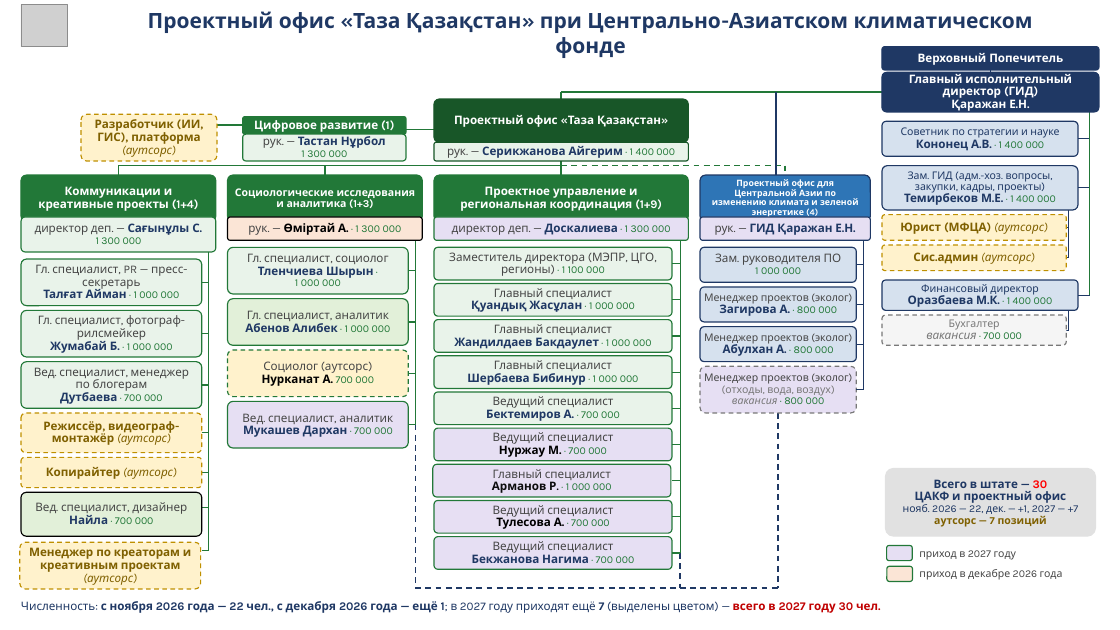
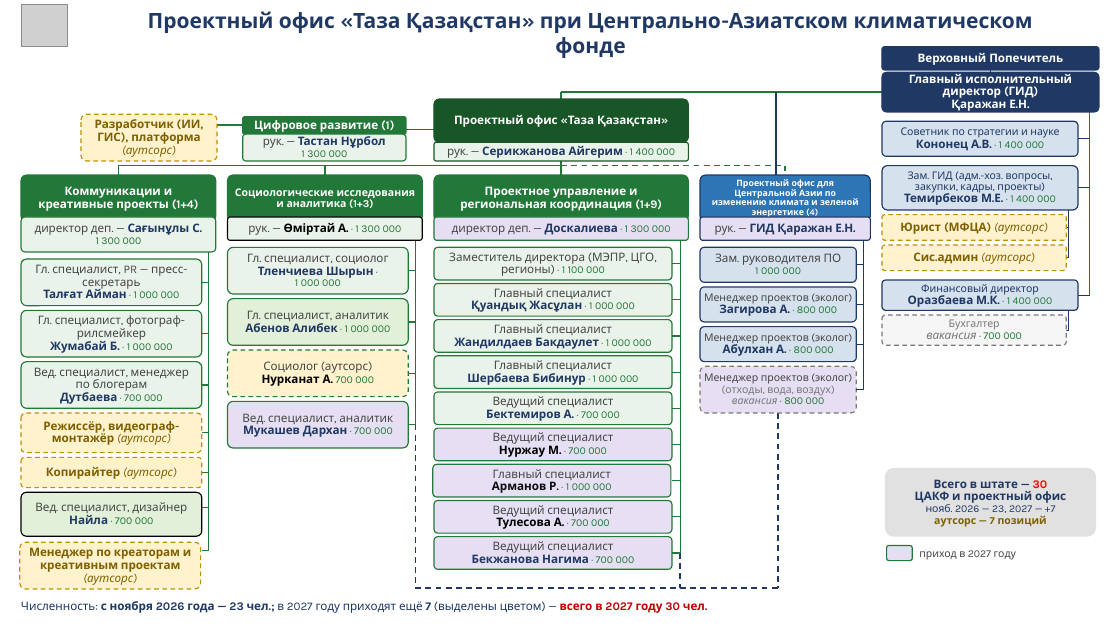
Before and after one commit to murat01042014/obsidian-vault, a slide deck: slide 1 of TAZA/_документы/Структура ЦАКФ и проектного офиса ТК – от Айгерим 20.10.pptx. Drawn at 1120x630 pixels with LibreOffice and Linux fonts; fonts in the diff are those of the drawing; grey boxes stand for pictures. Boxes give left, top, right and bottom in pixels: in the first picture for what was removed or moved away, otherwise in the second. Text is boxed around its words. In the diff, an @@ line names an element or a change of style, - is before the commit and + after.

```diff
--- a/TAZA/_документы/Структура ЦАКФ и проектного офиса ТК – от Айгерим 20.10.pptx
+++ b/TAZA/_документы/Структура ЦАКФ и проектного офиса ТК – от Айгерим 20.10.pptx
@@ rounded rectangle "рук. — Өміртай А. · ..." at [228, 217, 423, 240]: fill #FBE5D6 to #E9F3EA @@
@@ text in rounded rectangle at [926, 504, 1055, 513]: text changed @@
-нояб. 2026 — 22, дек. — +1, 2027 — +7
+нояб. 2026 — 23, 2027 — +7
@@ rounded rectangle removed at [887, 566, 913, 581] @@
@@ text removed at [919, 569, 1063, 580] @@
-приход в декабре 2026 года
@@ text at [21, 601, 705, 613]: text changed; bold off @@
-Численность: с ноября 2026 года — 22 чел., с декабря 2026 года — ещё 1; в 2027 году приходят ещё 7 (выделены цветом) — всего в 2027 году 30 чел.
+Численность: с ноября 2026 года — 23 чел.; в 2027 году приходят ещё 7 (выделены цветом) — всего в 2027 году 30 чел.
```
Also in this commit, not shown: 6 other files.
